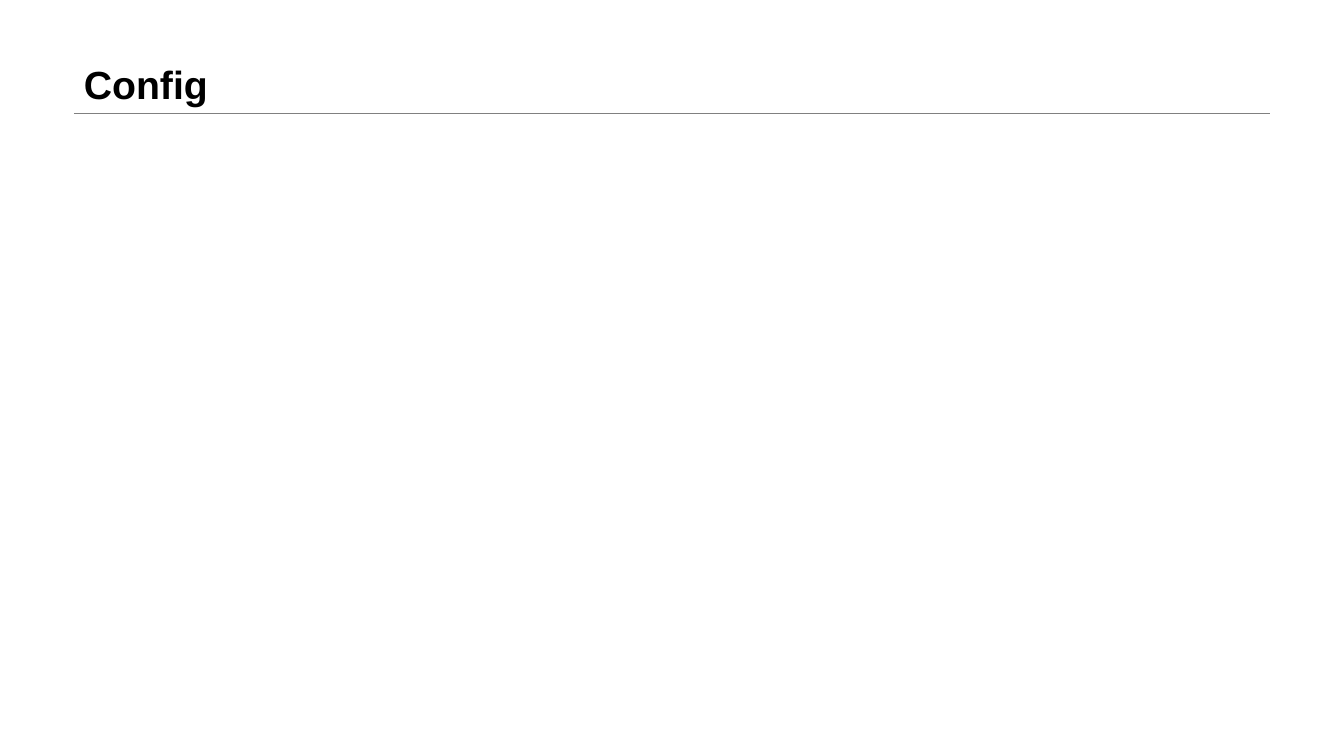
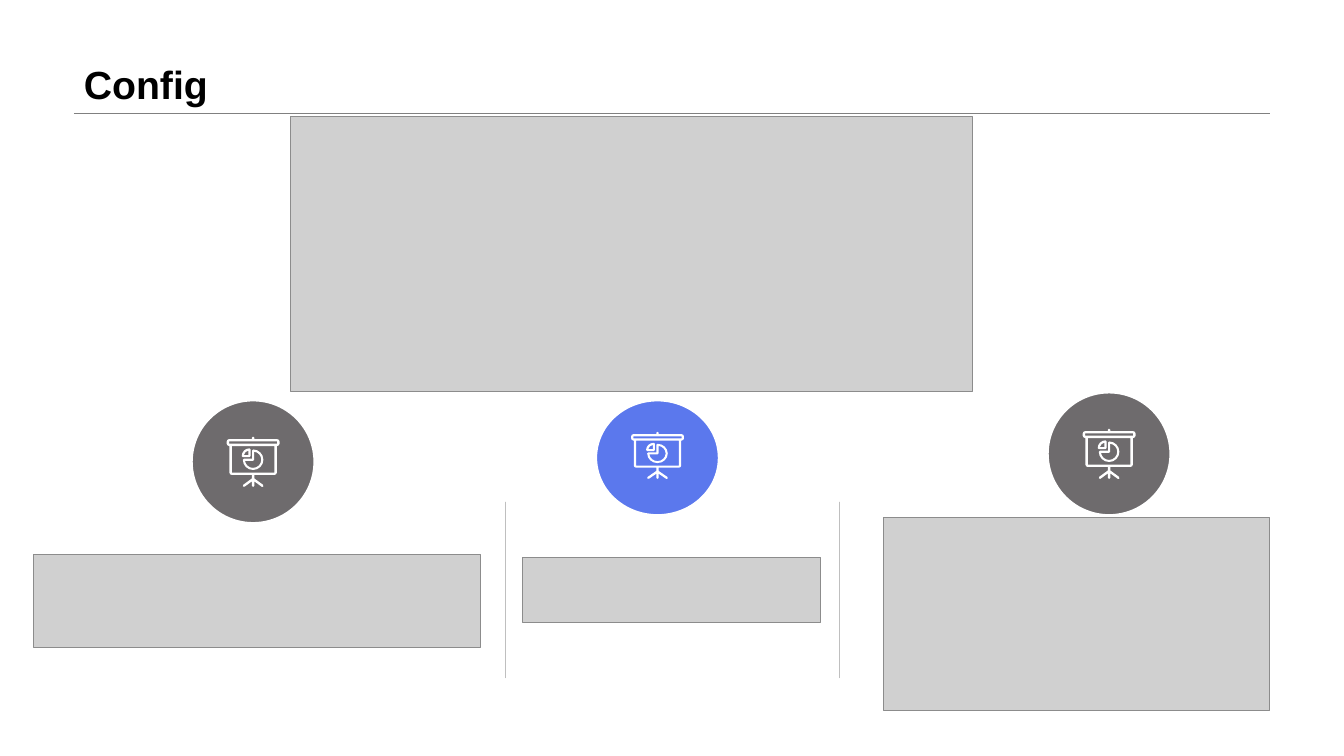
Before and after one commit to LIULE8/ppt, a slide deck: slide 17 of Sharing2.pptx (slide 15 before the commit). Drawn at 1344x756 pixels with LibreOffice and Linux fonts; fonts in the diff are those of the drawing; grey boxes stand for pictures. Boxes give left, top, right and bottom in pixels: in the first picture for what was removed or moved away, otherwise in the second. Text is boxed around its words. In the diff, an @@ line names an element or a change of style, - is before the commit and + after.

```diff
--- a/Sharing2.pptx
+++ b/Sharing2.pptx
@@ picture added at (290,117,973,391) @@
@@ group added at (190,390,1173,679): 3 ellipses, 3 freeform shapes, 2 lines @@
@@ picture added at (884,517,1270,711) @@
@@ picture added at (33,555,481,647) @@
@@ picture added at (523,558,822,623) @@
```
Also in this commit, not shown: 2 other slides changed, 3 slides added, 2 slides removed.
